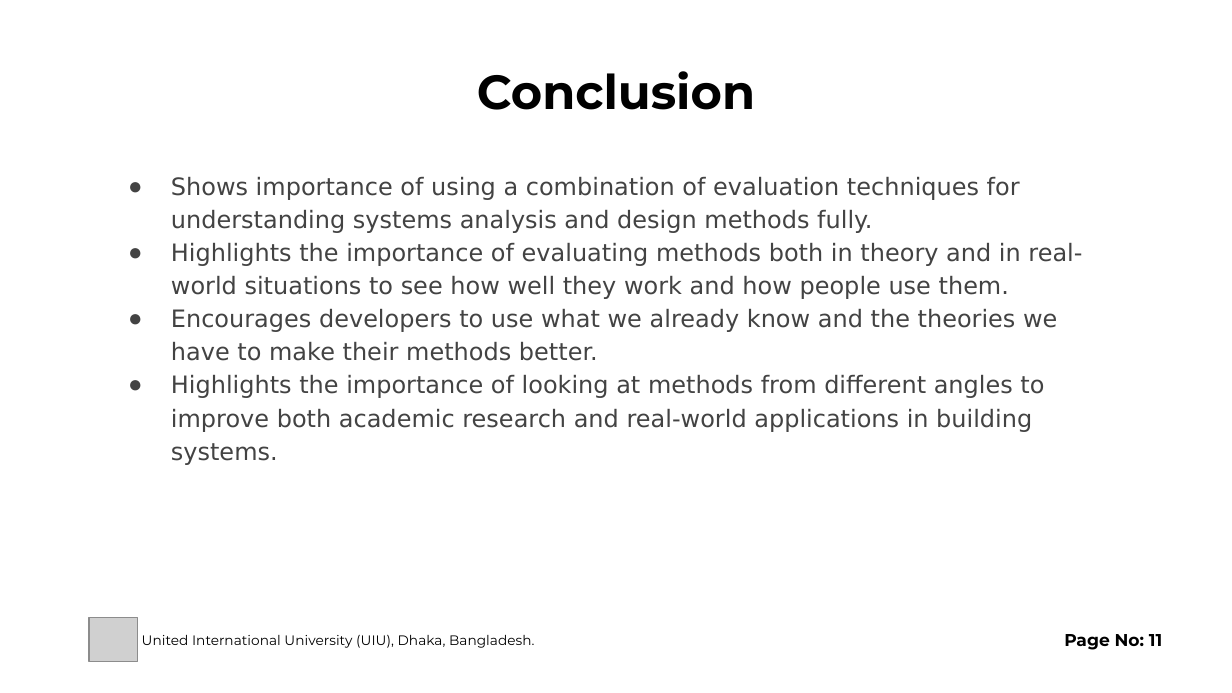
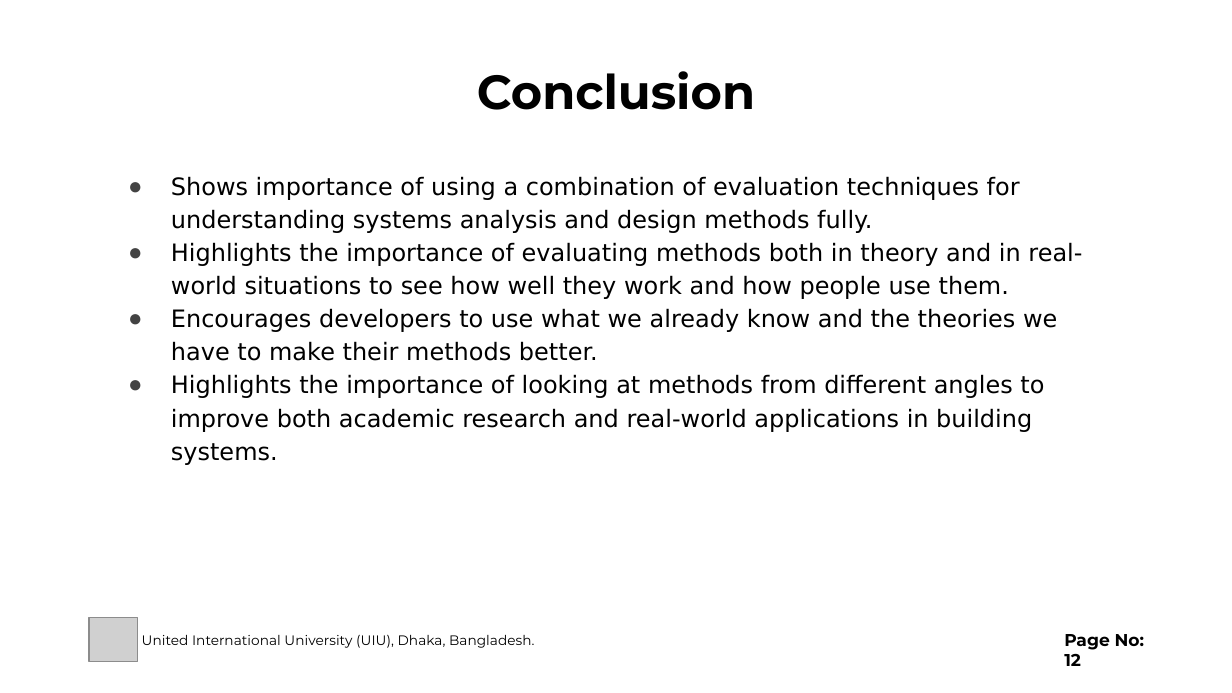
Before and after one commit to SifatNiloy/backups, a slide deck: slide 12 of Reacherch Paper Review.pptx (slide 11 before the commit). Drawn at 1232x693 pixels with LibreOffice and Linux fonts; fonts in the diff are those of the drawing; grey boxes stand for pictures. Boxes give left, top, right and bottom in pixels: in the first picture for what was removed or moved away, otherwise in the second. Text is boxed around its words. In the diff, an @@ line names an element or a change of style, - is before the commit and + after.

Commit message:
research paper slides

```diff
--- a/Reacherch Paper Review.pptx
+++ b/Reacherch Paper Review.pptx
@@ text "Shows importance of using a ..." at (171, 176, 1082, 465): text colour #434343 to #000000 @@
@@ text at (1064, 634, 1144, 666): text changed @@
-Page No: 11
+Page No: 12
```
Also in this commit, not shown: 10 other slides changed, 3 slides added, 2 slides removed.
